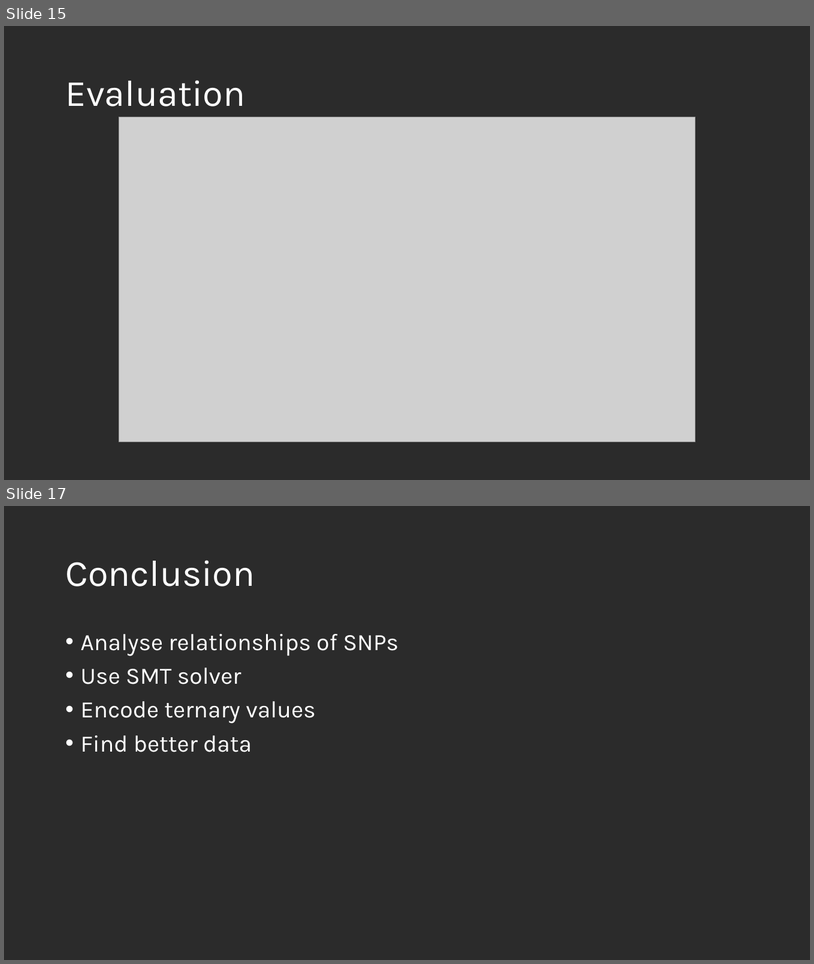
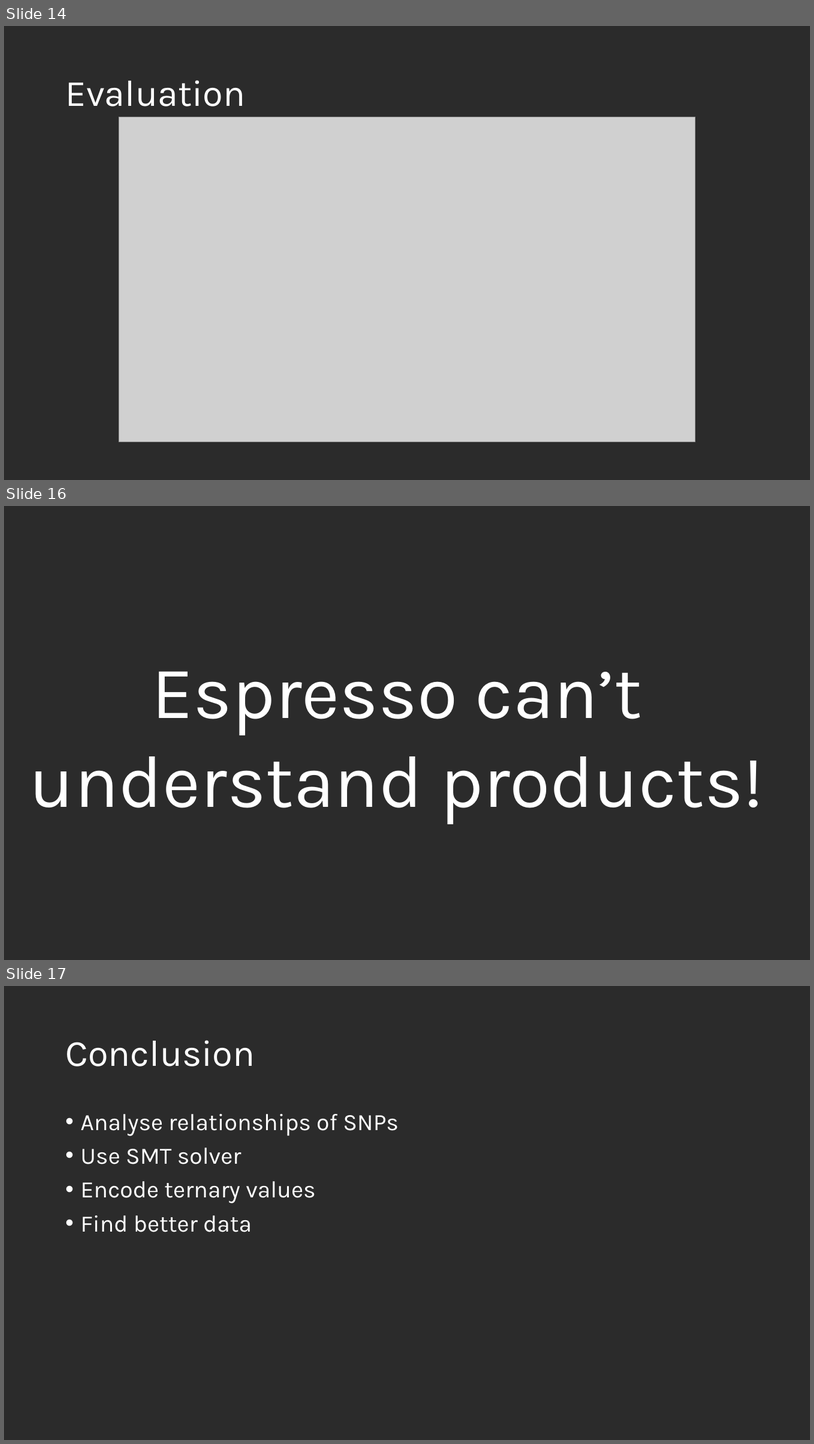
Before and after one commit to us-ja/GWAS_Internship_2025, a slide deck: Presentation/End_of_internship.pptx. Shown one above the other, each under a label of ours: slides 15 and 17 before the commit, slides 14, 16 and 17 after it; the slides between them are not shown. The pictures are 814x964 and 814x1444 pixels, drawn with LibreOffice and Linux fonts; fonts in the diff are those of the drawing; grey boxes stand for pictures; background and template pictures are left out; a plain dark background stands for a picture behind light text. Boxes give left, top, right and bottom in pixels: in the first picture for what was removed or moved away, otherwise in the second. Text is boxed around its words. In the diff, an @@ line names an element or a change of style, - is before the commit and + after.

```diff
--- a/Presentation/End_of_internship.pptx
+++ b/Presentation/End_of_internship.pptx
@@ slide 16 added at [4, 506, 810, 960], background picture (left out) @@
@@ text added at [30, 671, 764, 824], 88 pt, text #FFFFFF @@
+Espresso can’t understand products!
@@ what was slide 15 is now slide 14 @@
```
Also in this commit, not shown: 2 slides changed, 1 slide removed, 1 other file.
